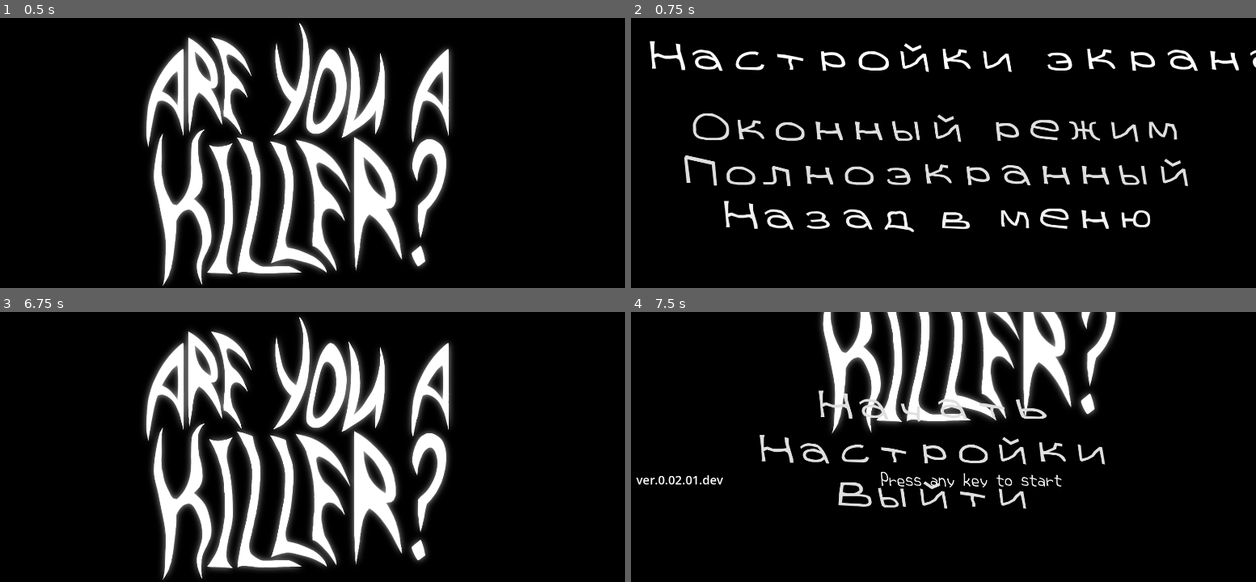
Above: before the commit, frames 1-4 (two rows, left to right).
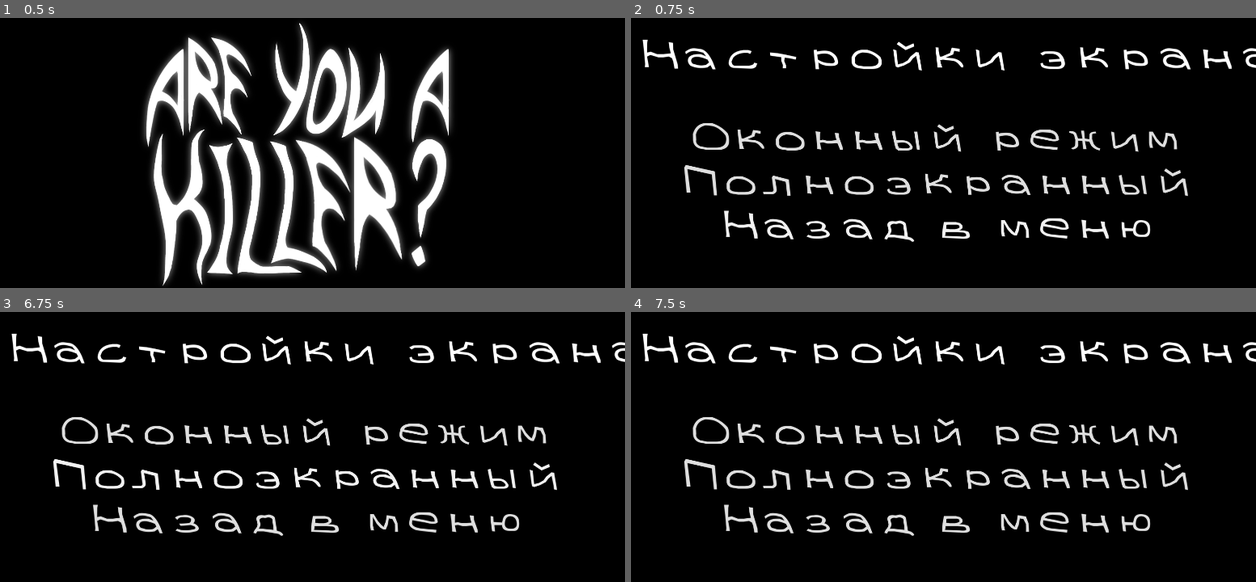
Above: after the commit, the same moments.

Repository: usynin78-web/ayak
Game: Godot game, scene res://UI/main menu/main menu.tscn
The game is run twice, just before and just after one commit, with the same random seed, the same clock (stepped at 60 frames per second) and the same inputs.
Inputs (mouse positions are in pixels of both pictures, inside the frame that each line leads up to):
- Up to frame 1 (0.5 s): no input
- Up to frame 2 (0.75 s): tap Enter at 0.5 s; move the mouse to (1074, 139) at 0.52 s; hold D (ui_right) from 0.53 s (still down); click (1074, 139) at 0.6 s
- Up to frame 3 (6.75 s): release D (ui_right) at 1.25 s; click "Оконный режим" at 1.25 s; click "Полноэкранный" at 2 s; click "Назад в меню" at 2.75 s; tap Enter at 3.5 s; move the mouse to (175, 460) at 3.52 s; hold S (ui_down) 3.53-4.25 s; tap E (interact) at 3.6, 5.85 s; click "Настройки" at 4.25 s; tap R (restart_game) at 5, 5.75, 6.5 s; move the mouse to (368, 387) at 5.02 s; hold D (ui_right) 5.03-5.78 s; click (368, 387) at 5.1 s; move the mouse to (268, 501) at 5.77 s; hold W (ui_up) 5.78-6.53 s; move the mouse to (493, 487) at 6.52 s; hold A (ui_left) from 6.53 s (still down); click (493, 487) at 6.6 s
- Up to frame 4 (7.5 s): keep holding A (ui_left); tap Enter at 7.25 s; move the mouse to (737, 406) at 7.27 s; tap E (interact) at 7.35 s

Frame 1 is identical in both runs. In frame 2, 12% of the frame differs, in the area x 1-100%, y 8-83%; in frame 3, 28%, in the area x 1-100%, y 1-100%; in frame 4, 19%.

Commit message:
Update setting.tscn

Diff:
--- a/UI/main menu/setting.tscn
+++ b/UI/main menu/setting.tscn
@@ -23,10 +23,10 @@
 anchor_top = 0.5
 anchor_right = 1.0
 anchor_bottom = 0.5
-offset_left = 95.0
-offset_top = -320.0
-offset_right = 95.0
-offset_bottom = -209.0
+offset_left = 76.0
+offset_top = -324.0
+offset_right = 76.0
+offset_bottom = -213.0
 grow_horizontal = 2
 grow_vertical = 2
 text = "Настройки экрана"
@@ -40,9 +40,9 @@
 anchor_right = 0.5
 anchor_bottom = 0.5
 offset_left = -675.0
-offset_top = -133.0
+offset_top = -107.0
 offset_right = 698.0
-offset_bottom = 217.0
+offset_bottom = 243.0
 grow_horizontal = 2
 grow_vertical = 2
 mouse_filter = 0
